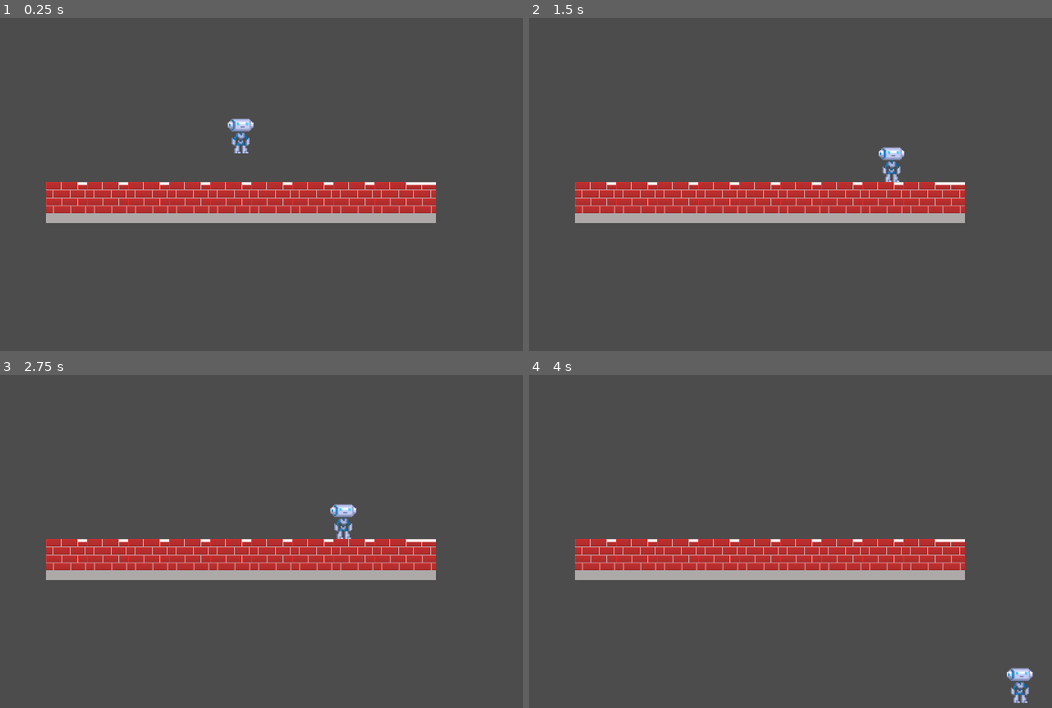
Above: before the commit, frames 1-4 (two rows, left to right).
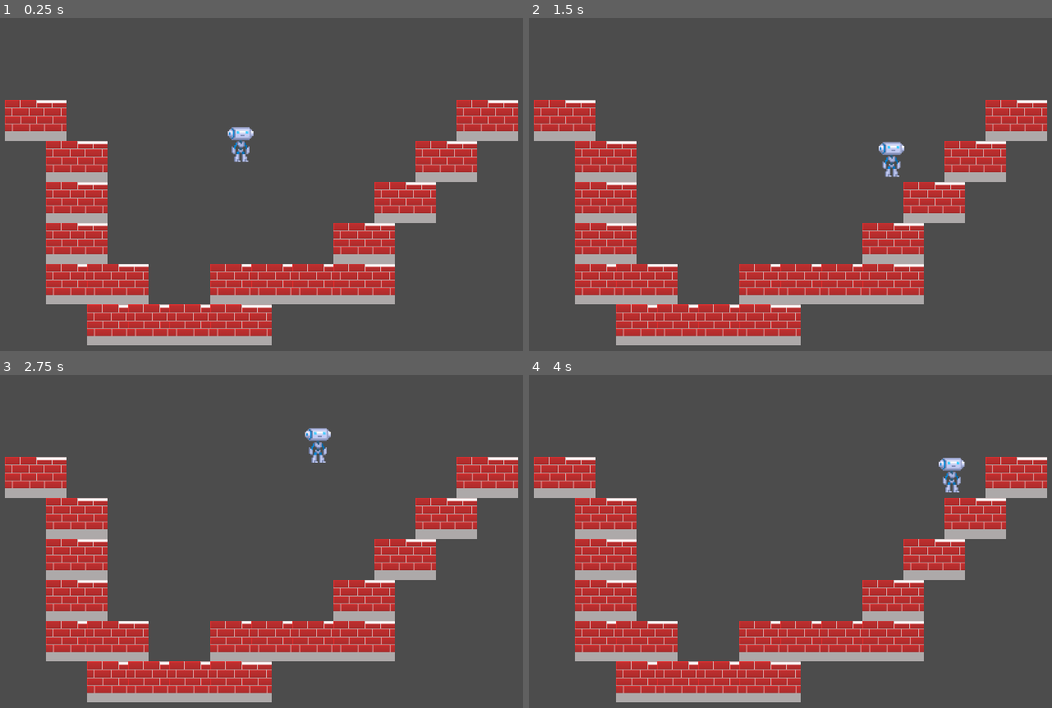
Above: after the commit, the same moments.

Repository: marcelo-lemos/Softwarrior
Game: Godot game, scene res://Nodes/Stages/TestStage.tscn
Same seed, same stepped clock (60 frames per second), same inputs: the game is played once before the commit and once after it.
Inputs:
- Up to frame 1 (0.25 s): no input
- Up to frame 2 (1.5 s): hold Right (ui_right) from 0.53 s (still down); tap Up (ui_up) at 0.6, 0.77, 1.07, 1.35 s
- Up to frame 3 (2.75 s): tap Up (ui_up) at 1.52, 1.82, 2.1 s; release Right (ui_right) at 2.03 s; hold Left (ui_left) from 2.03 s (still down)
- Up to frame 4 (4 s): release Left (ui_left) at 2.78 s; hold Right (ui_right) from 2.78 s (still down); tap Up (ui_up) at 2.85, 3.02, 3.32, 3.6, 3.77 s

The runs differ from the first frame. In frame 1, 27% of the frame differs, in the area x 0-100%, y 24-99%; in frame 2, 26%; in frame 3, 27%, in the area x 0-100%, y 16-99%; in frame 4, 27%.

Commit message:
mecanica de pulo

Diff:
--- a/game/Nodes/Characters/GenericCharacter.gd
+++ b/game/Nodes/Characters/GenericCharacter.gd
@@ -1,6 +1,6 @@
 extends KinematicBody2D
 
-const GRAVITY = 200.0
+const GRAVITY = 10.0
 const WALK_SPEED = 200
 
 
@@ -12,7 +12,7 @@
 	pass # Replace with function body.
 
 func _physics_process(delta):
-	velocity.y += delta * GRAVITY
+	velocity.y += GRAVITY
 
 	if Input.is_action_pressed("ui_left"):
 		velocity.x = -WALK_SPEED
@@ -21,7 +21,10 @@
 	else:
 		velocity.x = 0
 
-	move_and_slide(velocity, Vector2(0, -1))
+	if is_on_floor():
+		if Input.is_action_just_pressed("ui_up"):
+			velocity.y = -400
+	velocity = move_and_slide(velocity, Vector2(0, -1))
 
 # Called every frame. 'delta' is the elapsed time since the previous frame.
 #func _process(delta):
--- a/game/Nodes/Characters/MainCharacter.tscn
+++ b/game/Nodes/Characters/MainCharacter.tscn
@@ -3,8 +3,6 @@
 [ext_resource path="res://Nodes/Characters/GenericCharacter.tscn" type="PackedScene" id=1]
 [ext_resource path="res://Nodes/Characters/GenericCharacter.gd" type="Script" id=2]
 [ext_resource path="res://Assets/Sprites/char.png" type="Texture" id=3]
-
-
 
 [sub_resource type="RectangleShape2D" id=1]
 extents = Vector2( 18.2533, 26.6643 )
--- a/game/Nodes/Stages/TestStage.tscn
+++ b/game/Nodes/Stages/TestStage.tscn
@@ -2,14 +2,12 @@
 
 [ext_resource path="res://Nodes/Stages/Tileset/tileset.res" type="TileSet" id=1]
 [ext_resource path="res://Nodes/Characters/MainCharacter.tscn" type="PackedScene" id=2]
-
-
 
 [node name="TestScene" type="Node"]
 
 [node name="TileMap" type="TileMap" parent="."]
 tile_set = ExtResource( 1 )
 format = 1
-tile_data = PoolIntArray( 262148, 0, 0, 262149, 0, 0, 262150, 0, 0, 262151, 0, 0, 262152, 0, 0, 262153, 0, 0, 262154, 0, 0, 262155, 0, 0, 262156, 0, 0 )
+tile_data = PoolIntArray( 131075, 0, 0, 131086, 0, 0, 196612, 0, 0, 196621, 0, 0, 262148, 0, 0, 262156, 0, 0, 327684, 0, 0, 327691, 0, 0, 393220, 0, 0, 393221, 0, 0, 393224, 0, 0, 393225, 0, 0, 393226, 0, 0, 393227, 0, 0, 458757, 0, 0, 458758, 0, 0, 458759, 0, 0, 458760, 0, 0 )
 
 [node name="MainCharacter" parent="." instance=ExtResource( 2 )]
